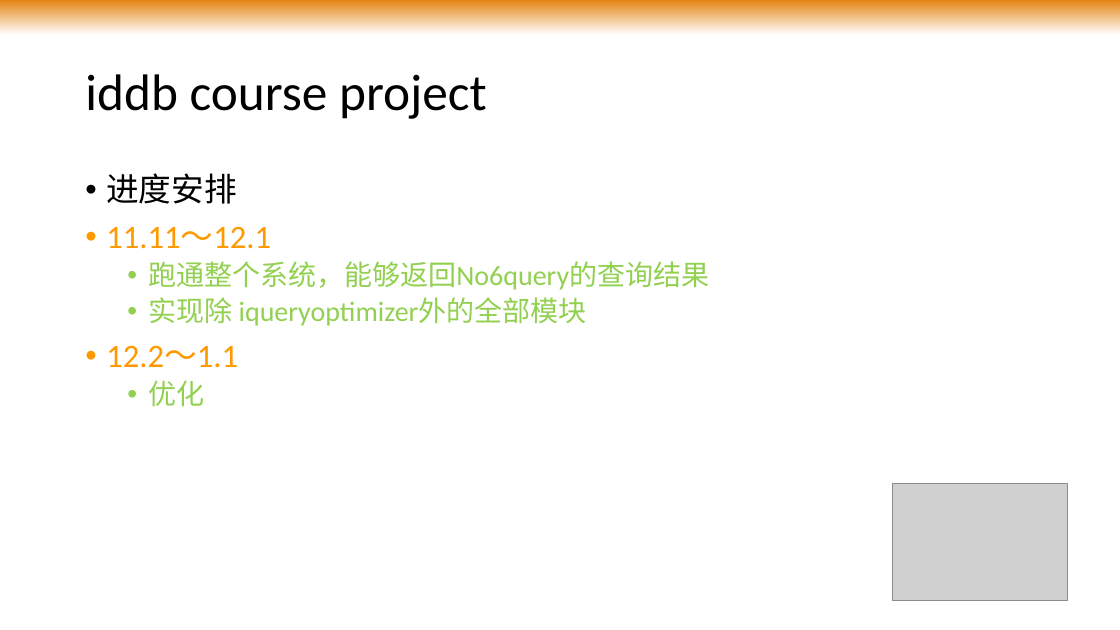
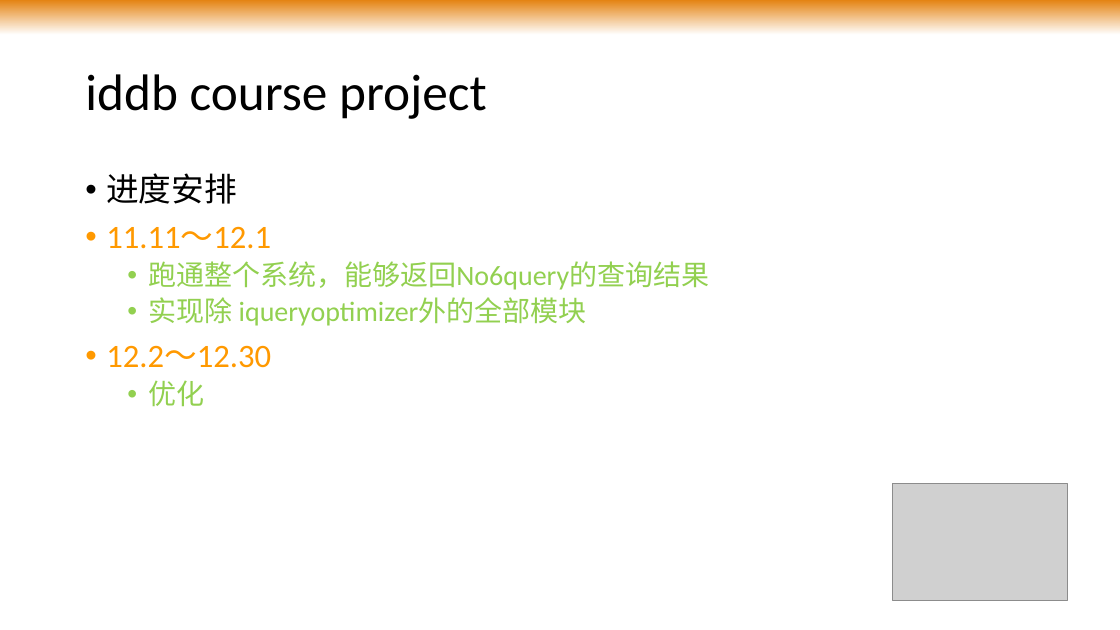
Before and after one commit to wu1du2/iddb, a slide deck: slide 35 of slides/iddb_mid.pptx. Drawn at 1120x630 pixels with LibreOffice and Linux fonts; fonts in the diff are those of the drawing; grey boxes stand for pictures; background and template pictures are left out. Boxes give left, top, right and bottom in pixels: in the first picture for what was removed or moved away, otherwise in the second. Text is boxed around its words. In the diff, an @@ line names an element or a change of style, - is before the commit and + after.

```diff
--- a/slides/iddb_mid.pptx
+++ b/slides/iddb_mid.pptx
@@ text at (106, 345, 271, 368): text changed @@
-• 12.2～1.1
+• 12.2～12.30
```
Also in this commit, not shown: 30 other files.
